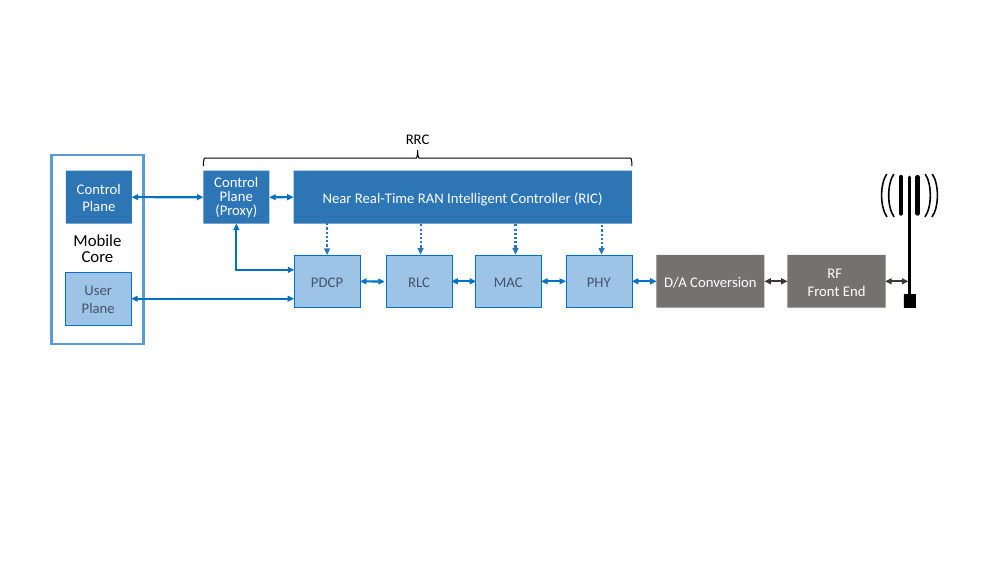
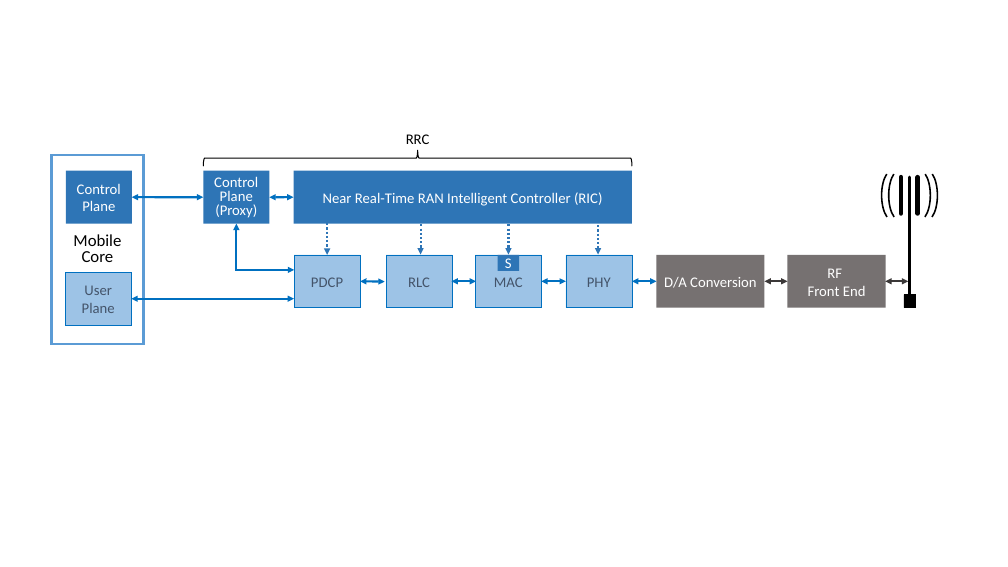
Before and after one commit to SystemsApproach/private5g, a slide deck: slide 4 of figures/sdn/figures.pptx. Drawn at 1008x567 pixels with LibreOffice and Linux fonts; fonts in the diff are those of the drawing. Boxes give left, top, right and bottom in pixels: in the first picture for what was removed or moved away, otherwise in the second. Text is boxed around its words. In the diff, an @@ line names an element or a change of style, - is before the commit and + after.

```diff
--- a/figures/sdn/figures.pptx
+++ b/figures/sdn/figures.pptx
@@ elbow arrow moved from (424, 189) - (516, 255) to (417, 189) - (509, 255) @@
@@ elbow arrow moved from (520, 189) - (602, 255) to (516, 189) - (598, 255) @@
@@ rectangle added at (498, 255, 519, 271), fill #2E75B6, 14 pt, text #FFFFFF @@
+S
```
Also in this commit, not shown: 8 other slides changed, 10 other files.
